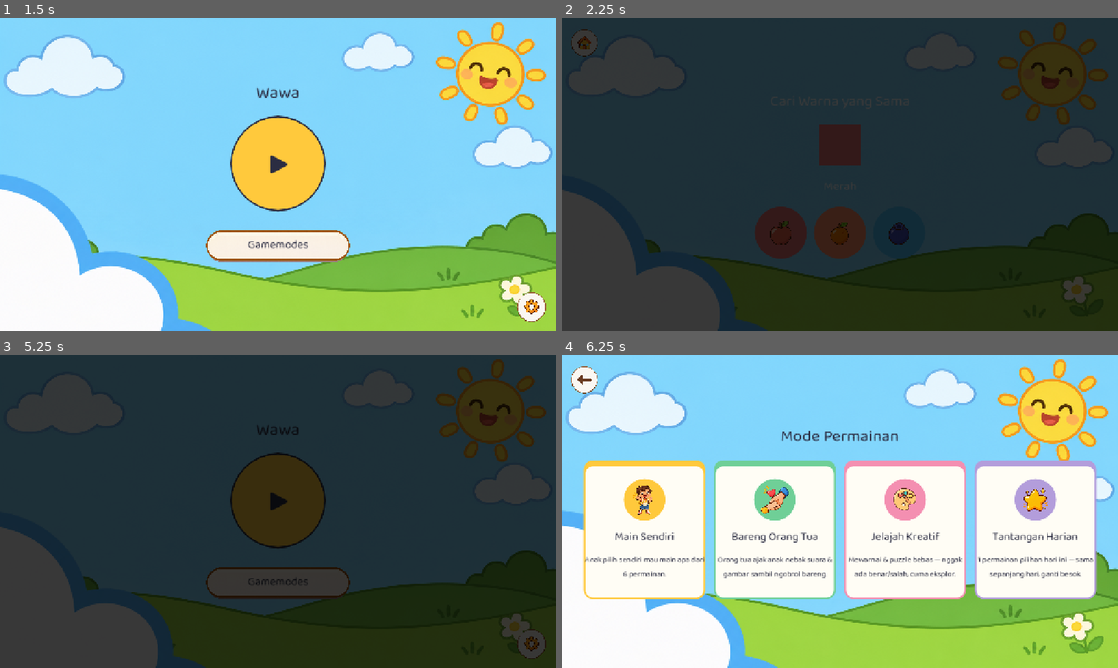
Above: before the commit, frames 1-4 (two rows, left to right).
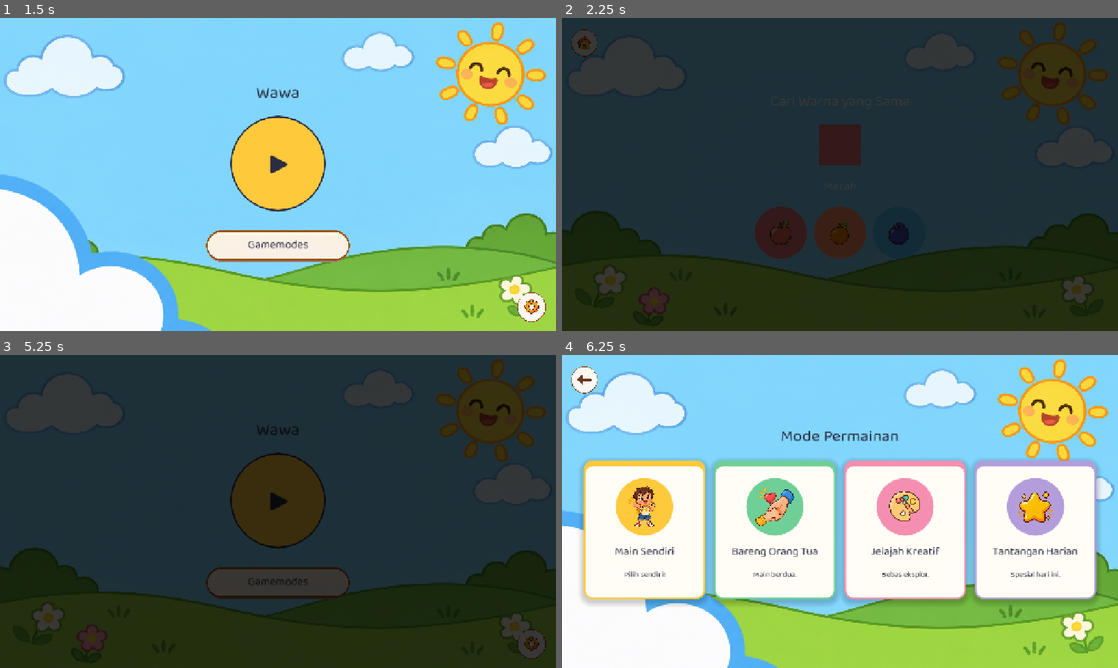
Above: after the commit, the same moments.

Repository: ptnusavisionmedia/game-balita
Game: Godot game, scene res://scenes/Splash.tscn
Two runs of this game, one before a commit and one after it. Both use one fixed random seed, a clock stepped at 60 frames per second and the inputs below.
Inputs (mouse positions are in pixels of both pictures, inside the frame that each line leads up to):
- Up to frame 1 (1.5 s): tap Enter at 0.5 s; move the mouse to (400, 158) at 0.52 s; click (400, 158) at 0.67 s; drag from (166, 190) to (250, 237) at 1.27 s
- Up to frame 2 (2.25 s): click "▶" at 2 s
- Up to frame 3 (5.25 s): click (216, 570) at 2.77 s; click (278, 570) at 3.52 s; click (339, 570) at 4.27 s; click (22, 380) at 5 s
- Up to frame 4 (6.25 s): click "Gamemodes" at 5.75 s

Frame 1 is identical in both runs. In frame 2, 9.0% of the frame differs, in the area x 0-37%, y 55-100%; in frame 3, 9.0%; in frame 4, 11%, in the area x 3-97%, y 33-80%.

Commit message:
fix: hitbox mati di kartu GameModes, modal overlay ganti reflow, awan snap, kartu lebih hidup
- UIStyle.make_fully_clickable(): fix bug class mouse_filter default
  STOP di child dekoratif Button (badge kartu mode, ModuleIcon) yang
  bikin sebagian area kartu tidak bisa diklik
- ModalOverlay baru: "Main Sendiri" buka grid modul lewat pop-up layer
  terpisah, bukan toggle inline yang menggeser 4 kartu mode di atasnya
- UIStyle.add_press_bounce() + shadow di StyleBox kartu: feedback tekan
  & depth biar kartu terasa game, bukan kotak web flat
- game_background.gd: ganti drift awan dari Tween-restart-per-siklus
  (rawan snap kalau resize di tengah) ke _process kontinu

Diff:
--- a/core/scripts/game_background.gd
+++ b/core/scripts/game_background.gd
@@ -29,6 +29,18 @@
 	{"y_ratio": 0.18, "size": 80.0, "duration": 55.0, "start_ratio": 0.65},
 ]
 
+## Update 2026-11-28 (fix bug dilaporkan user: "awan sangat besar
+## tiba-tiba bergeser"): dulu posisi digerakkan `Tween` yang DIBUAT ULANG
+## tiap 1 siklus penuh, dengan `screen_width` dihitung ULANG persis di
+## awal tiap siklus itu — kalau viewport resize SELAMA tween jalan,
+## target akhir tween (`right_edge`) lama sudah tidak sesuai lebar layar
+## BARU, jadi di titik sambung siklus kelihatan lompat/snap. Sekarang
+## posisi digerakkan manual tiap frame lewat `_process` dan
+## `get_rect().size.x` dibaca ULANG TIAP FRAME (bukan di-cache per
+## siklus) — resize kapan pun tidak pernah bikin snap, karena posisi
+## selalu dihitung ulang relatif lebar layar SAAT ITU, bukan lebar lama.
+var _clouds: Array = []
+
 
 func _ready() -> void:
 	anchor_right = 1.0
@@ -56,10 +68,10 @@
 			_add_drifting_cloud(config)
 
 
-## 1 awan = 1 TextureRect yang digeser looping dari luar kiri layar ke
-## luar kanan layar pakai `Tween` (posisi relatif terhadap LEBAR LAYAR
-## SAAT INI, bukan angka piksel tetap, supaya tetap benar di device
-## rasio berapa pun — pola sama alasannya kayak semua anchor di app ini).
+## 1 awan = 1 TextureRect digeser tiap frame di `_process` (lihat
+## komentar `_clouds` di atas untuk alasan kenapa bukan `Tween` lagi).
+## `visible = false` sampai posisi awal valid — mencegah kedip 1 frame
+## di pojok kiri-atas (0,0) sebelum offset sungguhan diset.
 func _add_drifting_cloud(config: Dictionary) -> void:
 	var cloud := TextureRect.new()
 	cloud.texture = load(CLOUD_TEXTURE_PATH)
@@ -71,40 +83,36 @@
 	cloud.mouse_filter = Control.MOUSE_FILTER_IGNORE
 	cloud.anchor_top = config["y_ratio"]
 	cloud.anchor_bottom = config["y_ratio"]
+	cloud.visible = false
 	add_child(cloud)
 
-	var duration: float = config["duration"]
-	var start_ratio: float = config["start_ratio"]
-
-	# `call_deferred` + loop manual (bukan `Tween.set_loops()`) — supaya
-	# titik mulai tiap awan ditentukan `start_ratio` (awan tidak semua
-	# mulai dari tepi kiri bersamaan, terasa lebih alami), baru siklus
-	# berikutnya full dari luar-kiri ke luar-kanan.
-	_drift_once.call_deferred(cloud, duration, start_ratio)
+	_clouds.append({
+		"node": cloud,
+		"duration": float(config["duration"]),
+		"progress": float(config["start_ratio"]),
+	})
 
 
-func _drift_once(cloud: TextureRect, duration: float, start_ratio: float) -> void:
-	if not is_instance_valid(cloud):
+func _process(delta: float) -> void:
+	if _clouds.is_empty():
 		return
 	var screen_width := get_rect().size.x
 	if screen_width <= 0.0:
-		screen_width = 1280.0  # fallback kalau dipanggil sebelum layout siap
+		return  # layout belum siap, tunggu frame berikutnya (lihat komentar `_clouds`)
 
-	var cloud_width: float = cloud.size.x
-	var left_edge := -cloud_width
-	var right_edge := screen_width + cloud_width
-	var start_x: float = lerp(left_edge, right_edge, start_ratio)
+	for c in _clouds:
+		var cloud: TextureRect = c["node"]
+		if not is_instance_valid(cloud):
+			continue
+		var cloud_width: float = cloud.size.x
+		var progress: float = c["progress"] + delta / c["duration"]
+		c["progress"] = fmod(progress, 1.0)
 
-	cloud.offset_left = start_x
-	cloud.offset_right = start_x + cloud_width
-	cloud.offset_top = 0.0
-	cloud.offset_bottom = cloud_width
-
-	var remaining_ratio := (right_edge - start_x) / (right_edge - left_edge)
-	var tween := create_tween()
-	tween.tween_property(cloud, "offset_left", right_edge, duration * remaining_ratio)
-	tween.parallel().tween_property(cloud, "offset_right", right_edge + cloud_width, duration * remaining_ratio)
-	tween.tween_callback(func():
-		if is_instance_valid(cloud):
-			_drift_once(cloud, duration, 0.0)  # siklus berikutnya selalu dari tepi kiri
-	)
+		var left_edge := -cloud_width
+		var right_edge := screen_width + cloud_width
+		var x: float = lerp(left_edge, right_edge, c["progress"])
+		cloud.offset_left = x
+		cloud.offset_right = x + cloud_width
+		cloud.offset_top = 0.0
+		cloud.offset_bottom = cloud_width
+		cloud.visible = true
--- /dev/null
+++ b/core/scripts/modal_overlay.gd
@@ -0,0 +1,117 @@
+extends Control
+class_name ModalOverlay
+## Pop-up modal generik — dibuat 2026-11-28 supaya tombol seperti "Main
+## Sendiri" (lihat scenes/game_modes.gd) membuka konten TAMBAHAN sebagai
+## layer di ATAS layar, bukan toggle `visible` INLINE di dalam layout yang
+## sama. Toggle inline bikin container pembungkus (biasanya VBoxContainer
+## center-aligned) berubah tinggi total-nya begitu konten baru muncul,
+## jadi SELURUH isi layar di atasnya ikut bergeser posisi — persis
+## komplain user ("tombol function malah mengeser UI-nya, bukan page
+## pop up/page baru"). Modal ini berdiri di layer terpisah: apa pun yang
+## terjadi di dalamnya TIDAK PERNAH menggeser konten di baliknya.
+##
+## Pola backdrop+CenterContainer+PanelContainer dipakai ulang dari
+## `core/scripts/parental_gate_dialog.gd` (sudah terbukti jalan) —
+## bedanya di sini ditambah animasi masuk/keluar + tap-backdrop-untuk-tutup
+## + API generik `show_content()` (dialog gate khusus soal tambah, modal
+## ini untuk konten apa saja).
+
+signal closed
+
+var _backdrop: ColorRect
+var _card: PanelContainer
+var _content_slot: VBoxContainer
+
+
+func _ready() -> void:
+	anchor_right = 1.0
+	anchor_bottom = 1.0
+
+	_backdrop = ColorRect.new()
+	_backdrop.color = Color(0, 0, 0, 0.0)
+	_backdrop.anchor_right = 1.0
+	_backdrop.anchor_bottom = 1.0
+	_backdrop.gui_input.connect(_on_backdrop_input)
+	add_child(_backdrop)
+
+	var center := CenterContainer.new()
+	center.anchor_right = 1.0
+	center.anchor_bottom = 1.0
+	center.mouse_filter = Control.MOUSE_FILTER_IGNORE
+	add_child(center)
+
+	_card = PanelContainer.new()
+	_card.scale = Vector2(0.85, 0.85)
+	_card.pivot_offset = Vector2.ZERO  # diperbaiki setelah ukuran kartu diketahui, lihat _ready animasi di bawah
+	var card_style := StyleBoxFlat.new()
+	card_style.bg_color = AppColors.CREAM
+	card_style.border_color = AppColors.INK
+	card_style.set_border_width_all(3)
+	card_style.set_corner_radius_all(28)
+	card_style.set_content_margin_all(28)
+	card_style.shadow_size = 18
+	card_style.shadow_color = Color(0, 0, 0, 0.25)
+	card_style.shadow_offset = Vector2(0, 8)
+	_card.add_theme_stylebox_override("panel", card_style)
+	center.add_child(_card)
+
+	var outer_column := VBoxContainer.new()
+	outer_column.add_theme_constant_override("separation", 12)
+	_card.add_child(outer_column)
+
+	var close_button := Button.new()
+	UIStyle.apply_icon_frame(close_button, 64.0)
+	var close_icon_path := "res://core/assets/images/ui/close_x.png"
+	if FileAccess.file_exists(close_icon_path):
+		close_button.icon = load(close_icon_path)
+		close_button.expand_icon = true
+		close_button.add_theme_constant_override("icon_max_width", 32)
+	else:
+		close_button.text = "✕"
+	close_button.size_flags_horizontal = Control.SIZE_SHRINK_END
+	close_button.pressed.connect(close)
+	outer_column.add_child(close_button)
+
+	_content_slot = VBoxContainer.new()
+	_content_slot.add_theme_constant_override("separation", 16)
+	outer_column.add_child(_content_slot)
+
+	# call_deferred: tunggu 1 frame supaya layout (CenterContainer dkk)
+	# selesai hitung ukuran kartu sungguhan sebelum animasi masuk jalan —
+	# pola sama `game_background.gd`/`touch_and_listen.gd` session ini.
+	_play_enter_animation.call_deferred()
+
+
+## Isi modal dengan node apa saja (grid modul, dll) — dipanggil tepat
+## setelah `add_child(ModalOverlay.new())` oleh pemanggil.
+func show_content(content: Control) -> void:
+	for child in _content_slot.get_children():
+		child.queue_free()
+	_content_slot.add_child(content)
+
+
+func _play_enter_animation() -> void:
+	_card.pivot_offset = _card.size / 2.0
+	var tween := create_tween()
+	tween.set_parallel(true)
+	tween.tween_property(_backdrop, "color:a", 0.45, 0.15)
+	tween.tween_property(_card, "scale", Vector2.ONE, 0.2) \
+		.set_trans(Tween.TRANS_BACK).set_ease(Tween.EASE_OUT)
+
+
+func close() -> void:
+	var tween := create_tween()
+	tween.set_parallel(true)
+	tween.tween_property(_backdrop, "color:a", 0.0, 0.12)
+	tween.tween_property(_card, "scale", Vector2(0.85, 0.85), 0.12)
+	tween.chain().tween_callback(func():
+		closed.emit()
+		queue_free()
+	)
+
+
+func _on_backdrop_input(event: InputEvent) -> void:
+	if event is InputEventMouseButton and event.pressed:
+		close()
+	elif event is InputEventScreenTouch and event.pressed:
+		close()
--- a/core/scripts/module_icon.gd
+++ b/core/scripts/module_icon.gd
@@ -13,6 +13,11 @@
 
 func _ready() -> void:
 	custom_minimum_size = Vector2(72, 72)
+	# Fix bug class 2026-11-28 (lihat UIStyle.make_fully_clickable): dipakai
+	# selalu sebagai child dekoratif di dalam Button (_make_module_tile),
+	# tidak pernah perlu nerima klik sendiri — tanpa ini default STOP
+	# bikin area ikon 96x96 di kartu modul mati, tidak bisa diklik.
+	mouse_filter = Control.MOUSE_FILTER_IGNORE
 
 
 func _draw() -> void:
--- a/core/scripts/ui_style.gd
+++ b/core/scripts/ui_style.gd
@@ -69,3 +69,38 @@
 		style.texture = load(CIRCLE_FRAME)
 		for state in ["normal", "hover", "pressed", "focus"]:
 			button.add_theme_stylebox_override(state, style)
+
+
+## Fix bug class 2026-11-28 (dilaporkan user: "hitbox kadang sangat kecil,
+## tidak pas"): child Control dekoratif (PanelContainer badge, TextureRect
+## ikon, ModuleIcon custom-draw, dll) di DALAM sebuah Button composite
+## punya `mouse_filter` default STOP — itu "menelan" klik SEBELUM event
+## sempat jatuh ke Button induknya, bikin sebagian area visual kartu mati
+## (tidak merespons tap), padahal ukuran tombolnya sendiri sudah benar.
+## Panggil 1x di akhir tiap `_make_*_card`/`_make_*_tile` supaya SELURUH
+## permukaan visual kartu ikut jadi hitbox, bukan cuma bagian yang
+## kebetulan tidak tertutup child dekoratif.
+static func make_fully_clickable(root: Control) -> void:
+	for child in root.get_children():
+		if child is Control and not child is BaseButton:
+			child.mouse_filter = Control.MOUSE_FILTER_IGNORE
+			make_fully_clickable(child)
+
+
+## Feedback tekan "juicy" ala game (bukan cuma ganti warna StyleBox
+## seperti tombol web) — kartu/tombol mengecil sedikit saat ditekan,
+## lalu lenting balik begitu dilepas. `pivot_offset` WAJIB di tengah
+## supaya scale-nya memusat, bukan menarik dari pojok kiri-atas (kelihatan
+## aneh/miring). Dipanggil setelah `custom_minimum_size` tombol fix.
+static func add_press_bounce(button: Button) -> void:
+	button.pivot_offset = button.custom_minimum_size / 2.0
+	button.button_down.connect(func():
+		var tween := button.create_tween()
+		tween.tween_property(button, "scale", Vector2(0.94, 0.94), 0.08)
+	)
+	var _release := func():
+		var tween := button.create_tween()
+		tween.tween_property(button, "scale", Vector2.ONE, 0.12) \
+			.set_trans(Tween.TRANS_BACK).set_ease(Tween.EASE_OUT)
+	button.button_up.connect(_release)
+	button.mouse_exited.connect(_release)
--- a/scenes/game_modes.gd
+++ b/scenes/game_modes.gd
@@ -22,9 +22,6 @@
 
 const ParentGuideScenePath := "res://scenes/ParentGuide.tscn"
 
-var _module_grid: GridContainer
-var _module_grid_wrapper: Control
-
 
 func _ready() -> void:
 	anchor_right = 1.0
@@ -84,53 +81,30 @@
 	cards_row.add_child(_make_mode_card(
 		"res://core/assets/images/gui/mode_main_sendiri.png", "🧒", AppColors.SUNSHINE,
 		"Main Sendiri",
-		"Anak pilih sendiri mau main apa dari 6 permainan.",
+		"Pilih sendiri!",
 		_on_main_sendiri_pressed
 	))
 
 	cards_row.add_child(_make_mode_card(
 		"res://core/assets/images/gui/mode_bareng_ortu.png", "🤝", AppColors.LEAF,
 		"Bareng Orang Tua",
-		"Orang tua ajak anak nebak suara & gambar sambil ngobrol bareng.",
+		"Main berdua.",
 		_on_bareng_orang_tua_pressed
 	))
 
 	cards_row.add_child(_make_mode_card(
 		"res://core/assets/images/gui/mode_jelajah_kreatif.png", "🎨", AppColors.ACCENT_MEWARNAI,
 		"Jelajah Kreatif",
-		"Mewarnai & puzzle bebas — nggak ada benar/salah, cuma eksplor.",
+		"Bebas eksplor.",
 		_on_jelajah_kreatif_pressed
 	))
 
 	cards_row.add_child(_make_mode_card(
 		"res://core/assets/images/gui/mode_tantangan_harian.png", "⭐", AppColors.ACCENT_MUSIK,
 		"Tantangan Harian",
-		"1 permainan pilihan hari ini — sama sepanjang hari, ganti besok.",
+		"Spesial hari ini.",
 		_on_tantangan_harian_pressed
 	))
-
-	_module_grid_wrapper = VBoxContainer.new()
-	_module_grid_wrapper.visible = false
-	_module_grid_wrapper.size_flags_horizontal = Control.SIZE_SHRINK_CENTER
-	_module_grid_wrapper.add_theme_constant_override("separation", 12)
-	outer.add_child(_module_grid_wrapper)
-
-	var grid_label := Label.new()
-	grid_label.text = "Pilih permainan:"
-	grid_label.add_theme_font_size_override("font_size", 24)
-	grid_label.add_theme_color_override("font_color", AppColors.INK)
-	grid_label.horizontal_alignment = HORIZONTAL_ALIGNMENT_CENTER
-	_module_grid_wrapper.add_child(grid_label)
-
-	_module_grid = GridContainer.new()
-	_module_grid.columns = 3
-	_module_grid.add_theme_constant_override("h_separation", 24)
-	_module_grid.add_theme_constant_override("v_separation", 24)
-	_module_grid.size_flags_horizontal = Control.SIZE_SHRINK_CENTER
-	_module_grid_wrapper.add_child(_module_grid)
-
-	for game in GameFlow.GAMES:
-		_module_grid.add_child(_make_module_tile(game))
 
 
 ## 1 kartu tema bergaya "flashcard" tegak: badge bulat warna aksen di
@@ -145,6 +119,11 @@
 	button.custom_minimum_size = Vector2(280, 320)
 	button.pressed.connect(callback)
 
+	# Update 2026-11-28 (dilaporkan user: "kartu hambar seperti website"):
+	# tambah shadow supaya kartu terasa "terangkat"/fisik, bukan kotak
+	# form flat. UIStyle.add_press_bounce di bawah tambah feedback tekan
+	# (scale mengecil lalu lenting) — dua-duanya bareng bikin kartu
+	# terasa seperti elemen game, bukan elemen HTML.
 	var style := StyleBoxFlat.new()
 	style.bg_color = AppColors.CREAM
 	style.border_color = accent
@@ -152,18 +131,24 @@
 	style.border_width_top = 14
 	style.set_corner_radius_all(20)
 	style.set_content_margin_all(20)
+	style.shadow_size = 14
+	style.shadow_color = Color(0, 0, 0, 0.18)
+	style.shadow_offset = Vector2(0, 6)
 	for state in ["normal", "hover", "pressed", "focus"]:
 		button.add_theme_stylebox_override(state, style)
+	UIStyle.add_press_bounce(button)
 
 	var column := VBoxContainer.new()
 	column.anchor_right = 1.0
 	column.anchor_bottom = 1.0
 	column.alignment = BoxContainer.ALIGNMENT_CENTER
 	column.add_theme_constant_override("separation", 16)
-	column.mouse_filter = Control.MOUSE_FILTER_IGNORE
 	button.add_child(column)
 
-	const BADGE_DIAMETER := 96.0
+	# Update 2026-11-28: badge dibesarkan 96→132 — ilustrasi jadi porsi
+	# DOMINAN kartu (bukan teks), sesuai prinsip "minim teks" + komplain
+	# user "kesannya website isi teks, bukan game isi gambar".
+	const BADGE_DIAMETER := 132.0
 	var badge := PanelContainer.new()
 	badge.custom_minimum_size = Vector2(BADGE_DIAMETER, BADGE_DIAMETER)
 	badge.size_flags_horizontal = Control.SIZE_SHRINK_CENTER
@@ -216,6 +201,7 @@
 	subtitle_label.autowrap_mode = TextServer.AUTOWRAP_WORD
 	column.add_child(subtitle_label)
 
+	UIStyle.make_fully_clickable(column)
 	return button
 
 
@@ -233,15 +219,18 @@
 	style.border_color = accent
 	style.set_border_width_all(4)
 	style.set_corner_radius_all(20)
+	style.shadow_size = 12
+	style.shadow_color = Color(0, 0, 0, 0.18)
+	style.shadow_offset = Vector2(0, 5)
 	for state in ["normal", "hover", "pressed", "focus"]:
 		button.add_theme_stylebox_override(state, style)
+	UIStyle.add_press_bounce(button)
 
 	var tile_box := VBoxContainer.new()
 	tile_box.anchor_right = 1.0
 	tile_box.anchor_bottom = 1.0
 	tile_box.alignment = BoxContainer.ALIGNMENT_CENTER
 	tile_box.add_theme_constant_override("separation", 14)
-	tile_box.mouse_filter = Control.MOUSE_FILTER_IGNORE
 	button.add_child(tile_box)
 
 	var icon := ModuleIcon.new()
@@ -270,6 +259,7 @@
 	label.add_theme_font_size_override("font_size", 30)
 	label_chip.add_child(label)
 
+	UIStyle.make_fully_clickable(tile_box)
 	return button
 
 
@@ -284,8 +274,43 @@
 		_: return AppColors.SUNSHINE
 
 
+## Update 2026-11-28 (dilaporkan user: "tombol function malah mengeser
+## UI-nya, bukan page pop up/page baru"): dulu toggle `visible` INLINE
+## di dalam `outer` (VBoxContainer center-aligned) — begitu grid 6 modul
+## muncul, tinggi total `outer` membesar drastis, SELURUH kolom
+## (termasuk 4 kartu mode di atasnya) ikut bergeser ke atas. Sekarang
+## buka lewat `ModalOverlay` (layer terpisah, lihat
+## core/scripts/modal_overlay.gd) — 4 kartu mode di layar ini TIDAK
+## PERNAH bergeser lagi, apa pun yang terjadi di dalam modal.
 func _on_main_sendiri_pressed() -> void:
-	_module_grid_wrapper.visible = not _module_grid_wrapper.visible
+	var overlay := ModalOverlay.new()
+	add_child(overlay)
+	overlay.show_content(_build_module_grid_content())
+
+
+func _build_module_grid_content() -> Control:
+	var wrapper := VBoxContainer.new()
+	wrapper.size_flags_horizontal = Control.SIZE_SHRINK_CENTER
+	wrapper.add_theme_constant_override("separation", 12)
+
+	var grid_label := Label.new()
+	grid_label.text = "Pilih permainan:"
+	grid_label.add_theme_font_size_override("font_size", 24)
+	grid_label.add_theme_color_override("font_color", AppColors.INK)
+	grid_label.horizontal_alignment = HORIZONTAL_ALIGNMENT_CENTER
+	wrapper.add_child(grid_label)
+
+	var grid := GridContainer.new()
+	grid.columns = 3
+	grid.add_theme_constant_override("h_separation", 24)
+	grid.add_theme_constant_override("v_separation", 24)
+	grid.size_flags_horizontal = Control.SIZE_SHRINK_CENTER
+	wrapper.add_child(grid)
+
+	for game in GameFlow.GAMES:
+		grid.add_child(_make_module_tile(game))
+
+	return wrapper
 
 
 ## Jalan pintas ke `ParentGuide.tscn` yang sudah ada — isinya kartu per
--- a/scenes/home.gd
+++ b/scenes/home.gd
@@ -60,6 +60,7 @@
 	for state in ["normal", "hover", "pressed", "focus"]:
 		play_button.add_theme_stylebox_override(state, play_style)
 	play_button.pressed.connect(_on_play_pressed)
+	UIStyle.add_press_bounce(play_button)
 	vbox.add_child(play_button)
 
 	# Update 2026-11-26: "Pilih Game" (grid 6 modul langsung di Home) diganti
@@ -75,6 +76,7 @@
 	UIStyle.apply_ink_text_color(choose_button)
 	_apply_texture_button_style(choose_button, "res://core/assets/images/button_secondary.png")
 	choose_button.pressed.connect(func(): GameFlow.goto_scene("res://scenes/GameModes.tscn"))
+	UIStyle.add_press_bounce(choose_button)
 	vbox.add_child(choose_button)
 
 	# Update 2026-11-22 (redesain ke-2): gear Settings pindah dari pojok
Not shown, added: core/scripts/modal_overlay.gd.uid
Not shown, changed: obsidian-vault/Decisions Log.md
